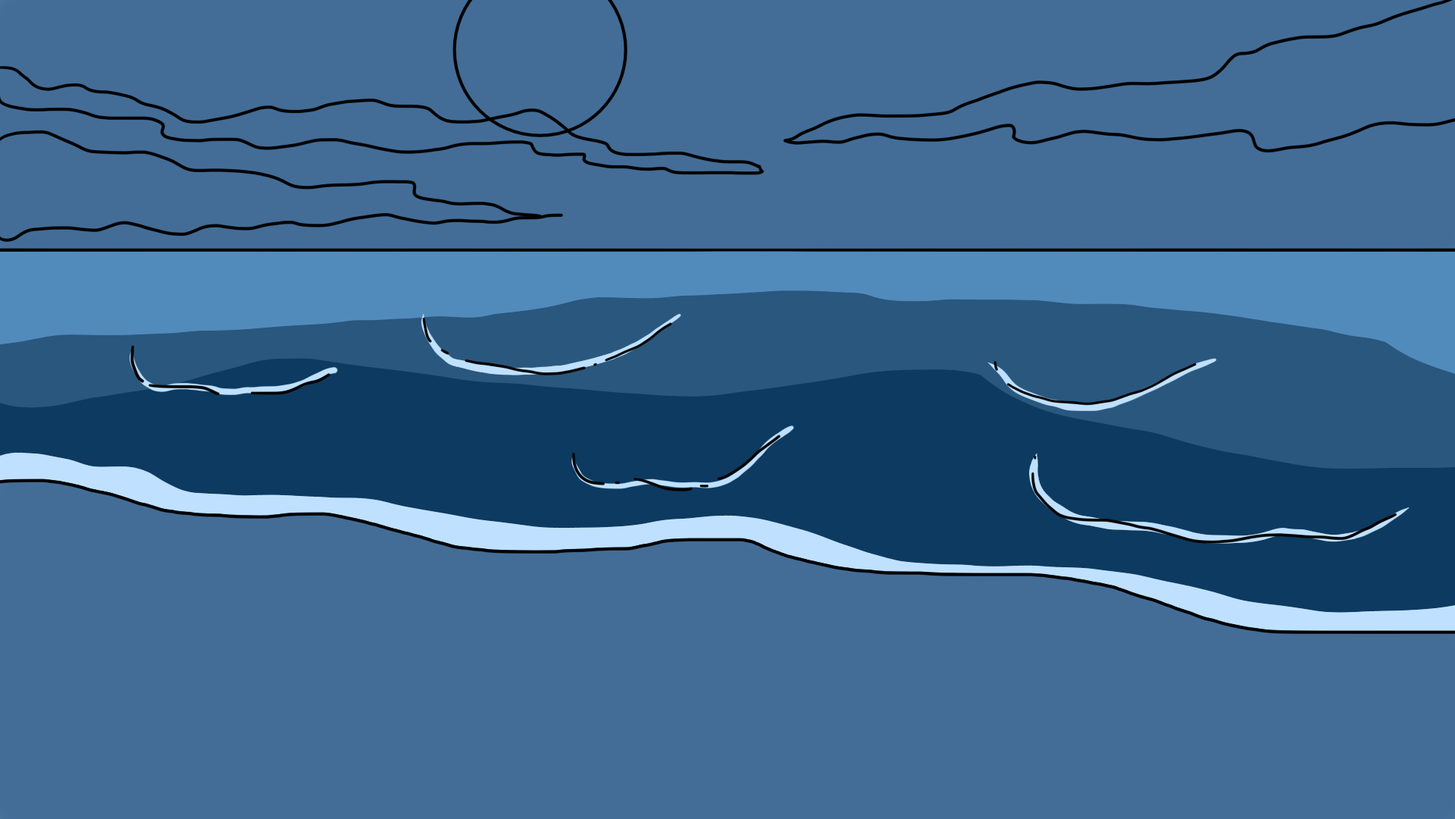
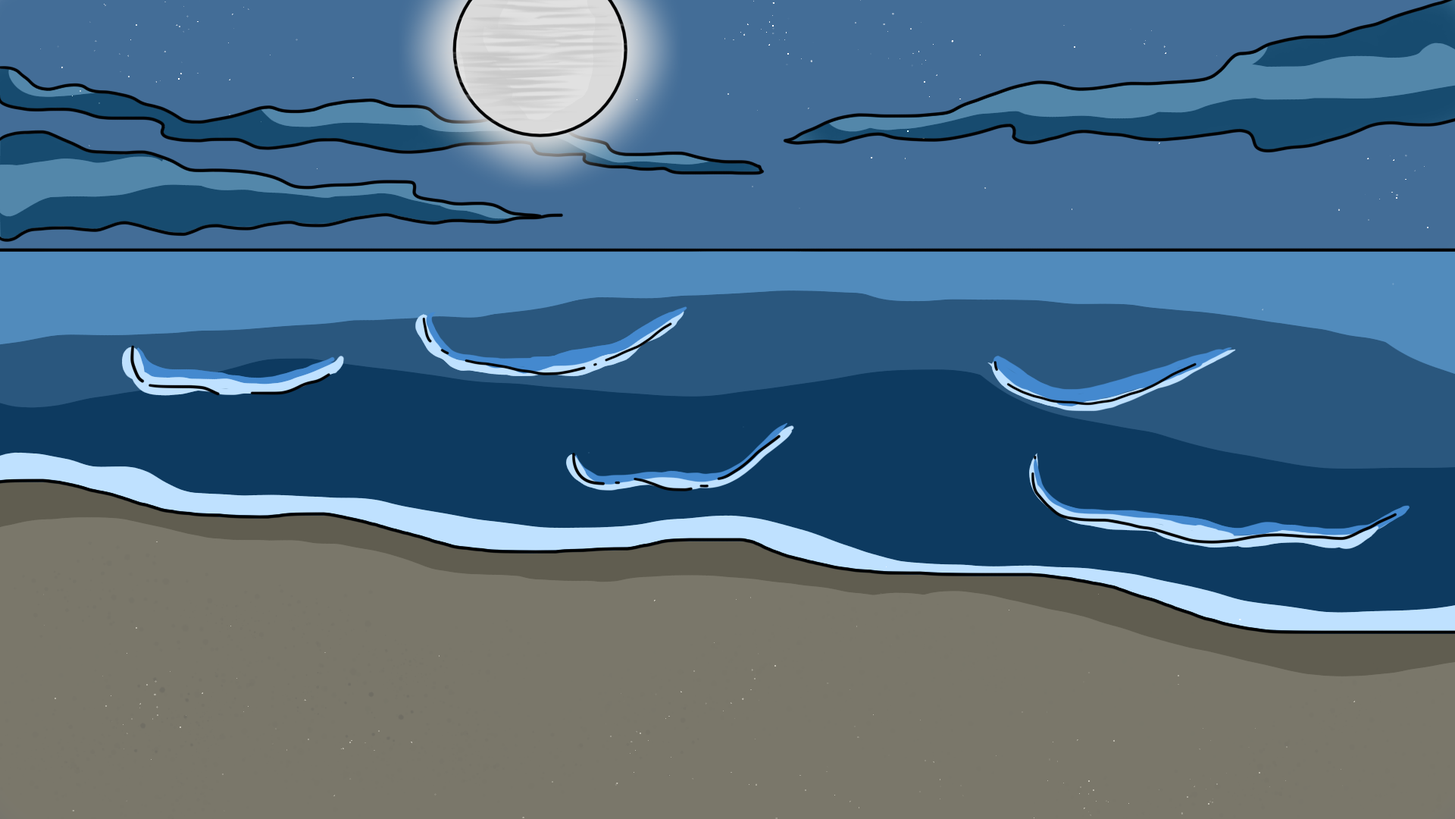
Comparing the layer stacks of the two 1455x819 images. Changes:
removed layer "Paint Layer 6" over [97, 306, 1407, 583]
removed layer "Paint Layer 5" over [0, 0, 1455, 239]
removed layer "Paint Layer 3" over [0, 0, 1455, 680]
removed layer "Paint Layer 7" over [0, 0, 1455, 819]
painted on "Background" over [0, 0, 1455, 819]
